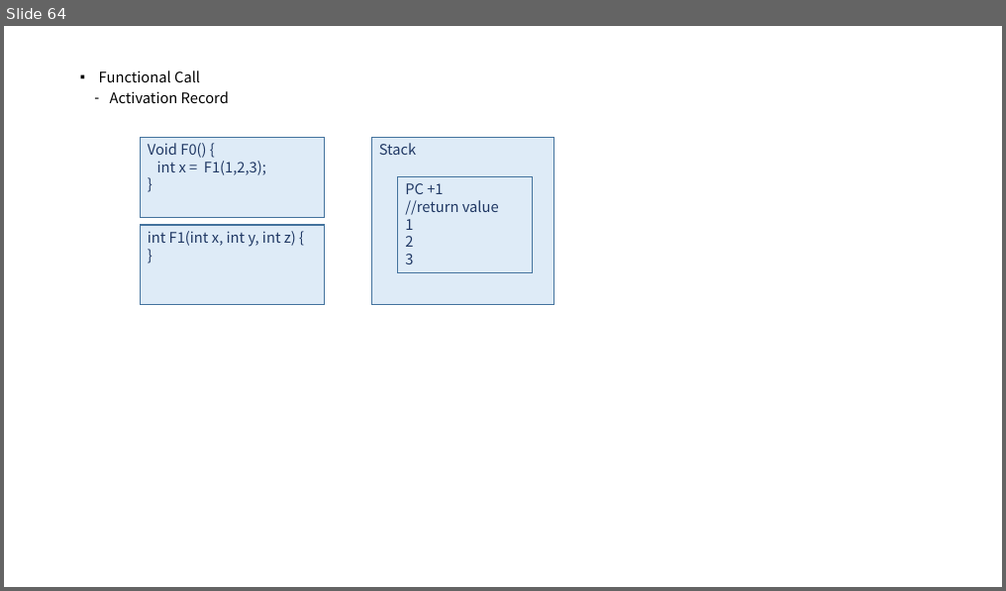
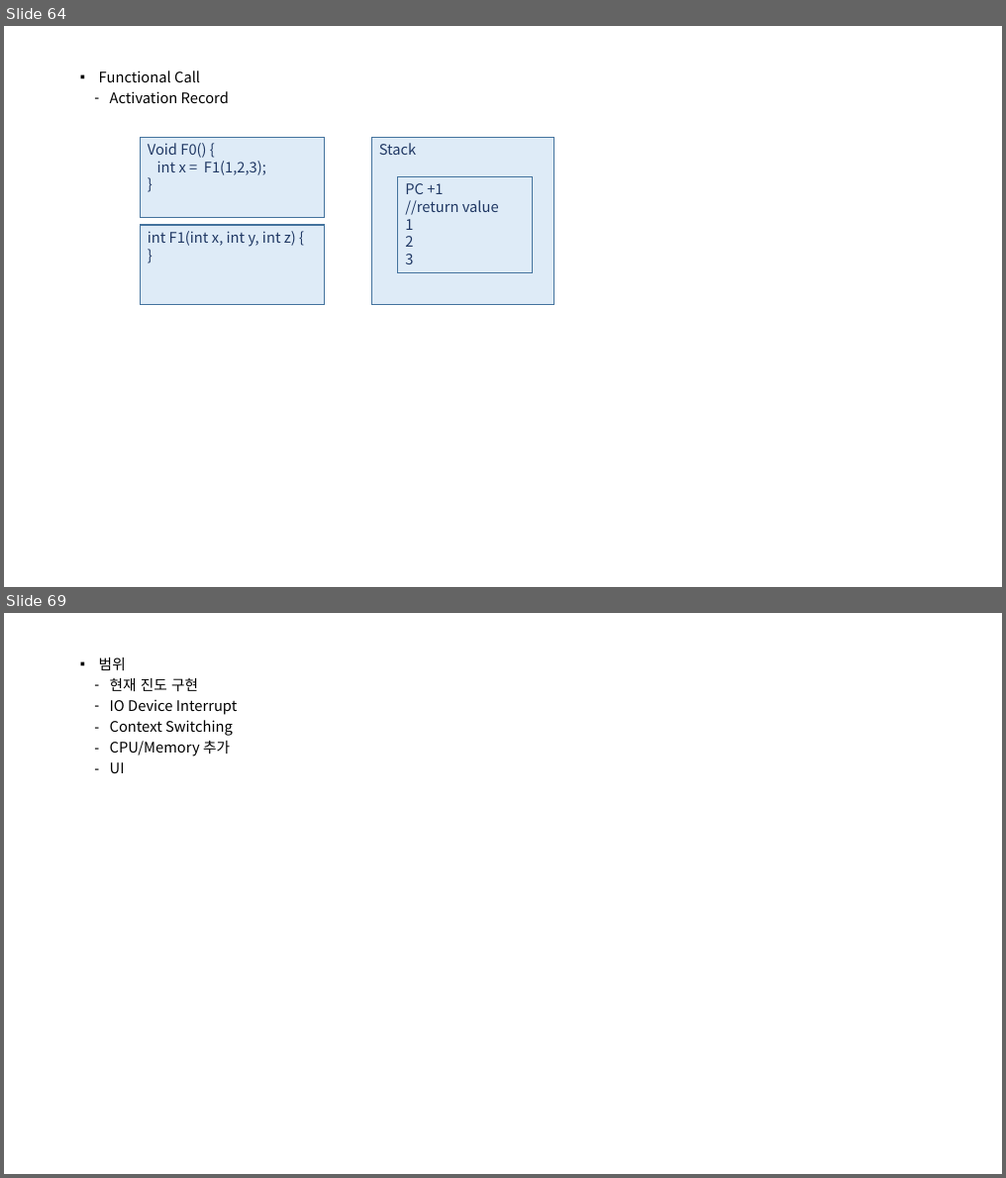
Before and after one commit to mjuclass/202202, a slide deck: OS/시스템프로그래밍2.pptx. Shown one above the other, each under a label of ours: slide 64 before the commit, slides 64 and 69 after it; the slides between them are not shown. The pictures are 1006x591 and 1006x1178 pixels, drawn with LibreOffice and Linux fonts; fonts in the diff are those of the drawing. Boxes give left, top, right and bottom in pixels: in the first picture for what was removed or moved away, otherwise in the second. Text is boxed around its words. In the diff, an @@ line names an element or a change of style, - is before the commit and + after.

```diff
--- a/OS/시스템프로그래밍2.pptx
+++ b/OS/시스템프로그래밍2.pptx
@@ slide 69 added at (4,613,1002,1174), background #FFFFFF @@
@@ text added at (99,658,238,773), 14 pt, text #000000 @@
+▪ 범위
+  – 현재 진도 구현
+  – IO Device Interrupt
+  – Context Switching
+  – CPU/Memory 추가
+  – UI
```
Also in this commit, not shown: 4 other slides added, 6 other files.
